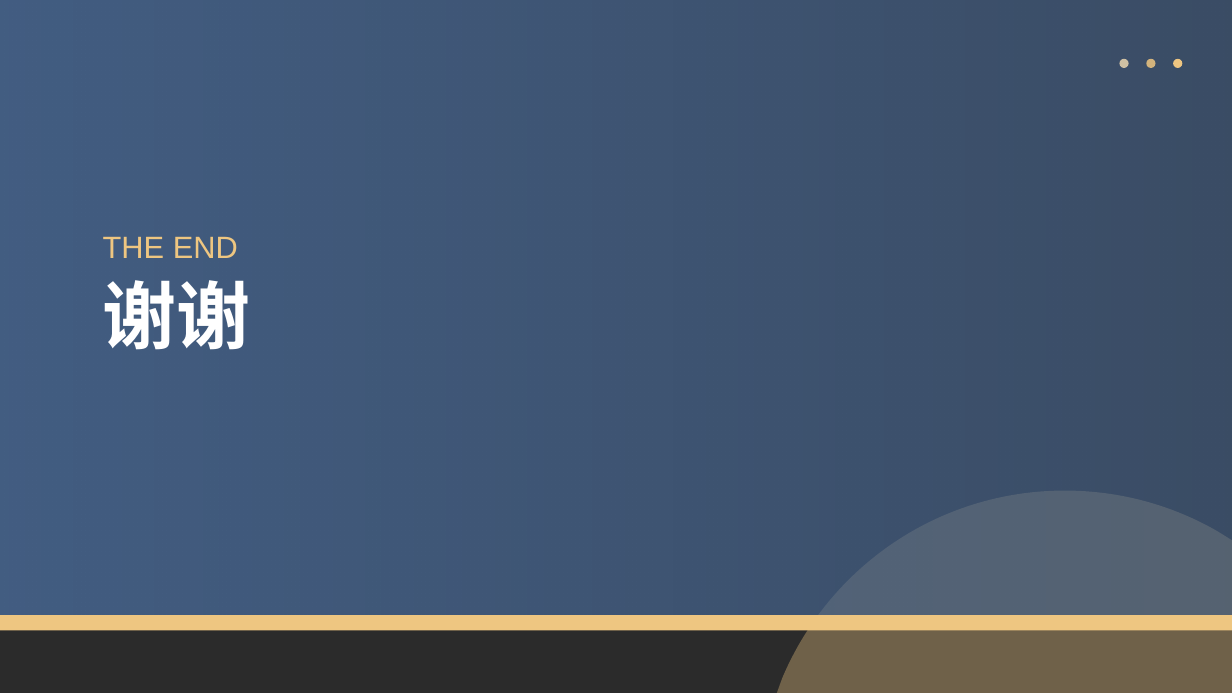
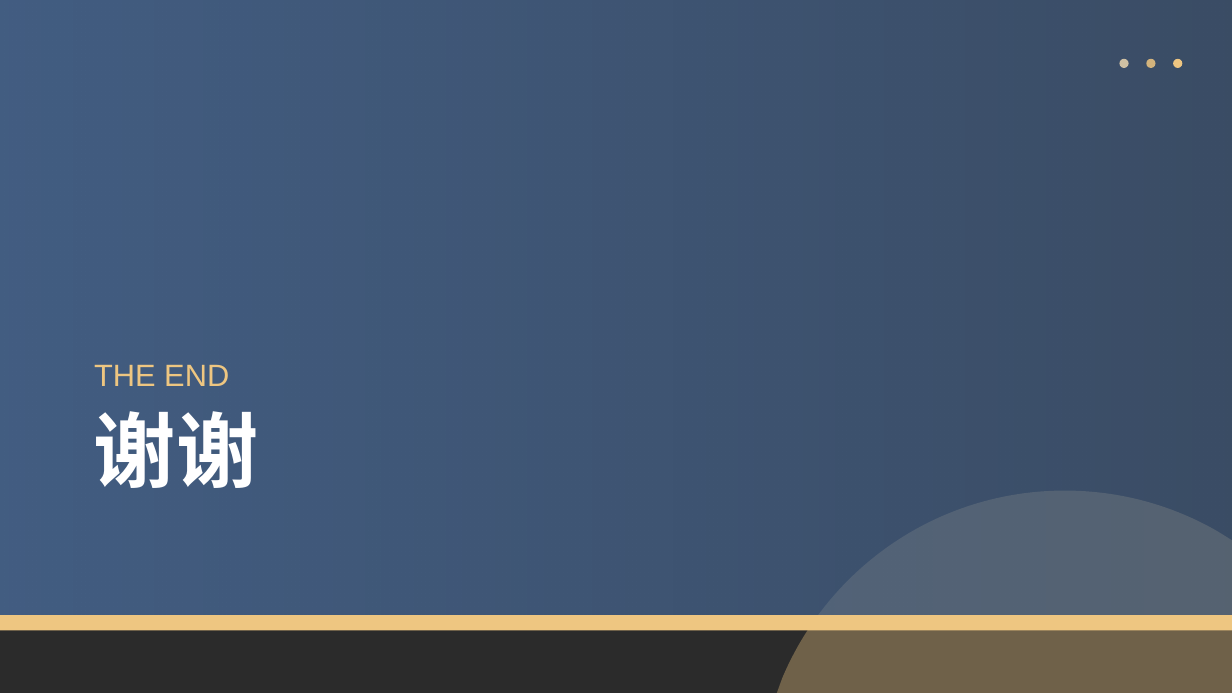
Before and after one commit to xiangsurener/zhengjingxuexipingtai, a slide deck: slide 18 of PPT/AI学习平台项目介绍.pptx. Drawn at 1232x693 pixels with LibreOffice and Linux fonts; fonts in the diff are those of the drawing; background and template pictures are left out; a plain dark background stands for a picture behind light text. Boxes give left, top, right and bottom in pixels: in the first picture for what was removed or moved away, otherwise in the second. Text is boxed around its words. In the diff, an @@ line names an element or a change of style, - is before the commit and + after.

```diff
--- a/PPT/AI学习平台项目介绍.pptx
+++ b/PPT/AI学习平台项目介绍.pptx
@@ text "THE END": place and size @@
-text "THE END" at (103, 237, 238, 258)
+text "THE END" at (94, 365, 229, 386)
@@ title "谢谢": place and size @@
-title "谢谢" at (103, 280, 251, 350)
+title "谢谢" at (94, 411, 258, 488)
@@ title "谢谢" at (94, 411, 258, 488): size 57.6 to 64 pt @@
```
Also in this commit, not shown: 11 other slides changed.
